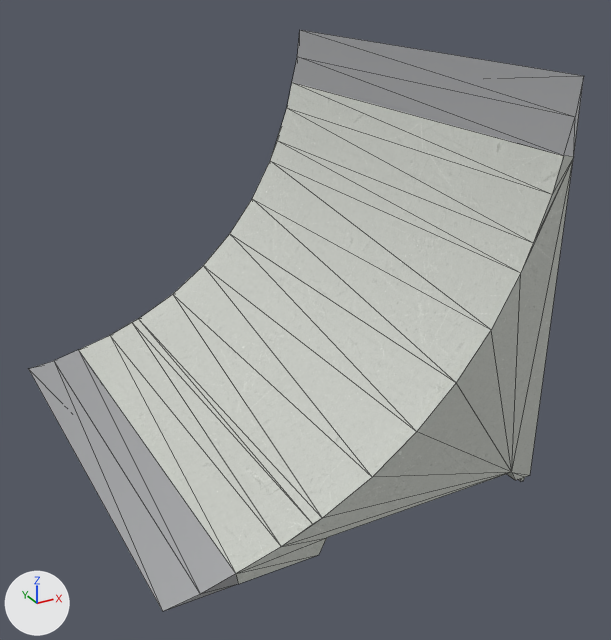
Before and after pictures for a commit that changed the glTF model public/katalog/modelle/wall-ramp-200.gltf.
The view is the same before and after, from a 50 mm lens placed at (-1.79, -3.9, 2.49), pointed at (0.2, -0.27, 0.68). Every picture has the same lights, and +X, +Y and +Z are marked at lower left. The first picture is the older version. Mesh edges are drawn as thin lines. Vertices at exactly the same position are counted once.

Names of what the first picture shows: 'SK1799_Wall_Ramp_200.001'.
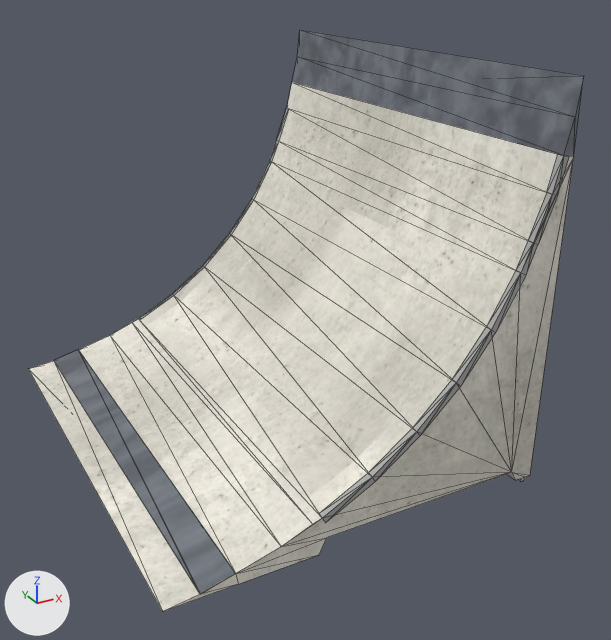
The change, as JSON lines over the scene's bpy script:
```json
{"op": "add", "block": "img_wall_ramp_200_farbe", "code": ["img_wall_ramp_200_farbe = load_image('wall-ramp-200_farbe', 'texturen/wall-ramp-200_farbe.jpg', 2048, 2048, 'sRGB')"]}
{"op": "add", "block": "img_wall_ramp_200_normal", "code": ["img_wall_ramp_200_normal = load_image('wall-ramp-200_normal', 'texturen/wall-ramp-200_normal.jpg', 2048, 2048, 'Non-Color')"]}
{"op": "add", "block": "mat_stahl_web_071", "code": ["mat_stahl_web_071 = bpy.data.materials.new('Stahl_web.071')", "# uses the picture img_wall_ramp_200_farbe", "# uses the picture img_wall_ramp_200_normal"]}
{"op": "add", "block": "mat_kantenwinkel_web_062", "code": ["mat_kantenwinkel_web_062 = bpy.data.materials.new('Kantenwinkel_web.062')", "# uses the picture img_wall_ramp_200_farbe", "# uses the picture img_wall_ramp_200_normal"]}
{"op": "add", "block": "mat_beton_web_112", "code": ["mat_beton_web_112 = bpy.data.materials.new('Beton_web.112')", "# uses the picture img_wall_ramp_200_farbe", "# uses the picture img_wall_ramp_200_normal"]}
{"block": "me_sk1799_wall_ramp_200_001", "where": "# used by ob_sk1799_wall_ramp_200_001; location = (0.0, 0.0, 0.0)"}
{"op": "remove", "block": "me_sk1799_wall_ramp_200_001", "code": "me_sk1799_wall_ramp_200_001.from_pydata(...)  # 54 vertices, 108 faces; spans x -1.0..1.0, y -1.25..1.25, z 0.0..2.0"}
{"op": "add", "block": "me_sk1799_wall_ramp_200_001", "code": "me_sk1799_wall_ramp_200_001.from_pydata(...)  # 172 vertices, 305 faces; spans x -1.0..1.0, y -1.25..1.25, z 0.0..2.0"}
{"block": "me_sk1799_wall_ramp_200_001", "change": "me_sk1799_wall_ramp_200_001 part 1: a new loose piece of 28 vertices spanning x -0.25..0.97, y -1.25..-1.22, z 0.17..1.67, in mat_kantenwinkel_web_062"}
{"block": "me_sk1799_wall_ramp_200_001", "change": "me_sk1799_wall_ramp_200_001 part 2: a new loose piece of 25 vertices spanning x -0.25..0.93, y 1.22..1.25, z 0.17..1.51, in mat_kantenwinkel_web_062"}
{"block": "me_sk1799_wall_ramp_200_001", "change": "me_sk1799_wall_ramp_200_001 part 3"}
{"block": "me_sk1799_wall_ramp_200_001", "change": "47 faces are deleted"}
{"block": "me_sk1799_wall_ramp_200_001", "change": "65 vertices are added at x -1.0..0.98, y -1.25..1.25, z 0.0..0.33"}
{"block": "me_sk1799_wall_ramp_200_001", "change": "178 new faces join them, mat_beton_web_112"}
{"block": "me_sk1799_wall_ramp_200_001", "change": "6 new faces join them, mat_stahl_web_071"}
{"block": "me_sk1799_wall_ramp_200_001", "change": "me_sk1799_wall_ramp_200_001 part 4: 50 faces spanning x -0.67..1.0, y -1.25..1.25, z 0.02..1.67 switch from mat_beton to mat_beton_web_112"}
{"block": "me_sk1799_wall_ramp_200_001", "change": "me_sk1799_wall_ramp_200_001 part 5: 1 face spanning x -1.0..-0.66, y -1.25, z 0.0..0.02 switches from mat_stahl (white #e1e2e5) to mat_beton_web_112"}
{"block": "me_sk1799_wall_ramp_200_001", "change": "me_sk1799_wall_ramp_200_001 part 6: 10 faces spanning x 0.94..1.0, y -1.25..1.25, z 1.66..2.0 switch from mat_stahl (white #e1e2e5) to mat_stahl_web_071"}
{"op": "add", "block": "me_sk1799_wall_ramp_200_001", "code": "me_sk1799_wall_ramp_200_001.materials.append(mat_kantenwinkel_web_062)"}
```

Location of each change, (x1, y1, x2, y2) in pixels of the pictures (611 x 640 px):
```json
{"part": 1, "of": "me_sk1799_wall_ramp_200_001", "change": "added", "after": [319, 154, 569, 523]}
{"part": 2, "of": "me_sk1799_wall_ramp_200_001", "change": "added", "after": [138, 108, 289, 320]}
{"part": 3, "of": "me_sk1799_wall_ramp_200_001", "change": "built on", "before": [29, 162, 573, 611], "after": [29, 162, 573, 611]}
{"part": 4, "of": "me_sk1799_wall_ramp_200_001", "change": "recoloured", "before": [110, 82, 573, 573], "after": [110, 82, 573, 573]}
{"part": 5, "of": "me_sk1799_wall_ramp_200_001", "change": "recoloured", "before": [165, 585, 235, 611], "after": [165, 585, 235, 611]}
{"part": 6, "of": "me_sk1799_wall_ramp_200_001", "change": "recoloured", "before": [292, 30, 584, 157], "after": [292, 30, 584, 157], "on screen": "darker"}
```
